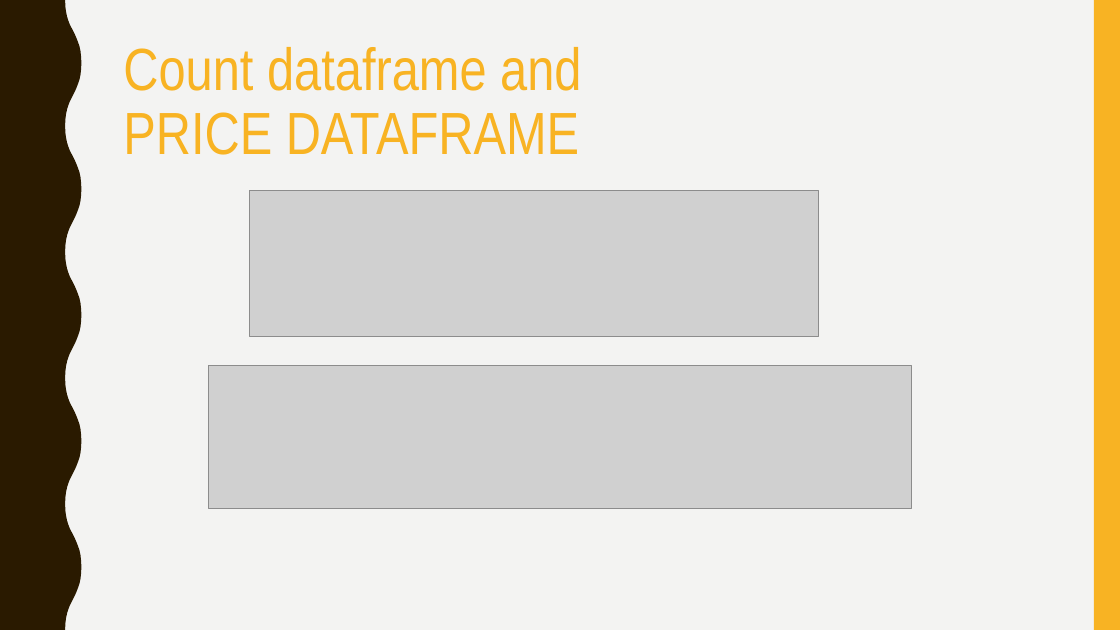
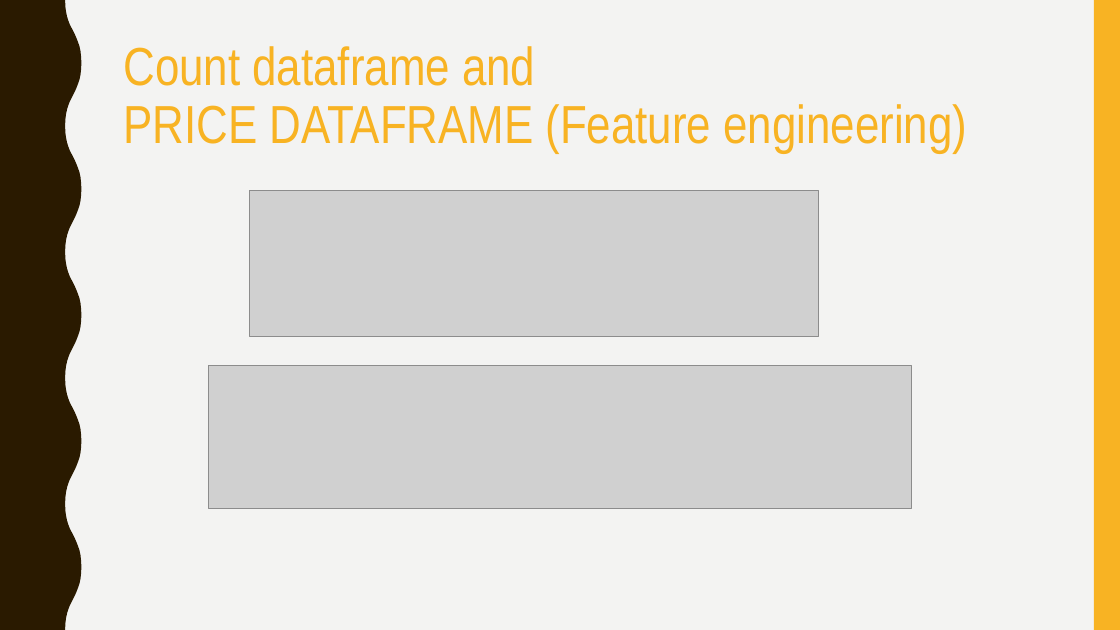
Before and after one commit to zex0023/Sale_Prediction, a slide deck: slide 7 of final_presentation.pptx. Drawn at 1120x630 pixels with LibreOffice and Linux fonts; fonts in the diff are those of the drawing; grey boxes stand for pictures. Boxes give left, top, right and bottom in pixels: in the first picture for what was removed or moved away, otherwise in the second. Text is boxed around its words. In the diff, an @@ line names an element or a change of style, - is before the commit and + after.

```diff
--- a/final_presentation.pptx
+++ b/final_presentation.pptx
@@ title at bbox=[123, 46, 967, 153]: text changed; size 51 to 45.9 pt @@
-Count dataframe and
-PRICE DATAFRAME
+Count dataframe and
+PRICE DATAFRAME (Feature engineering)
```
Also in this commit, not shown: 2 other slides changed, 2 other files.
